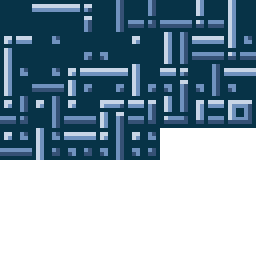
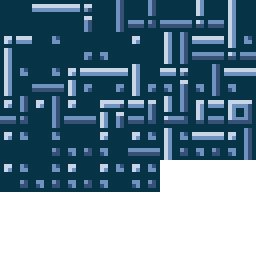
Before/after of a 256px x 256px layered artwork. What changed in the layer stack:
painted on "Layer" over [left=0, top=128, right=256, bottom=192]
